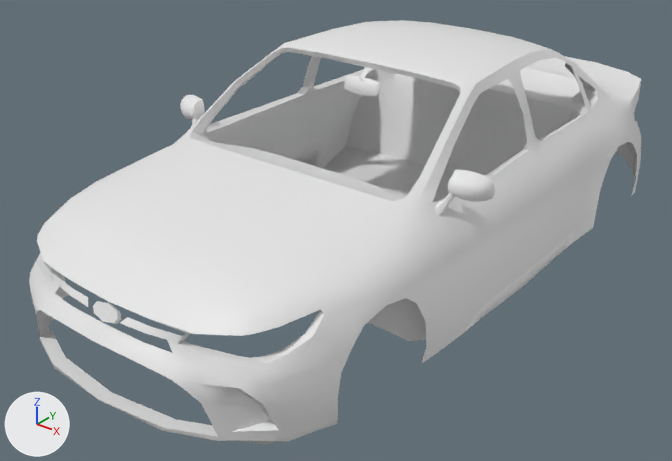
A saved change to the glTF model corolla.glb.
Camera for both pictures: a 50 mm camera at (8.14, -11.51, 7.09) aimed at (-0.23, -1.05, 0.61). The lights are fixed; the arrows at lower left show +X, +Y and +Z. Where no turn or scale is listed for an object, it has been applied to the vertices. Vertices at the same position are counted once.

The scene before the commit, as lines of its bpy script (objects in view):
```python
me_plane_001 = bpy.data.meshes.new('Plane.001')
me_plane_001.from_pydata(...)  # 1346 vertices, 2414 faces; spans x -2.87..2.87, y -6.07..5.62, z -1.64..1.64
ob_body = bpy.data.objects.new('body', me_plane_001)
ob_body.location = (0.0, 0.07, 1.76)
```
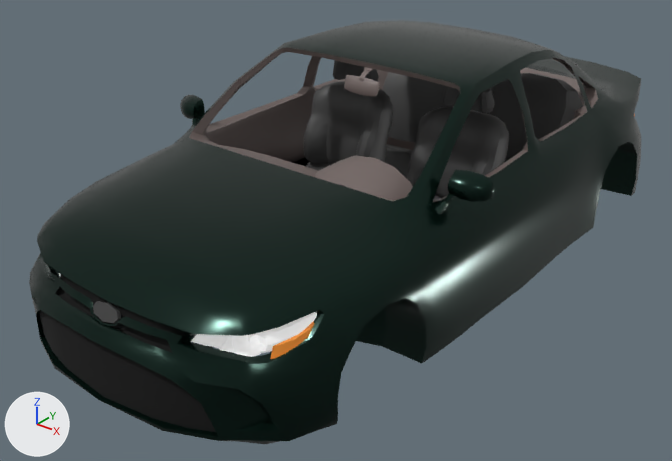
Pixel boxes (x1, y1, x2, y2) of what changed, in the pictures (672 x 461 px):
'chair', added (black): after (303, 61, 509, 201)
'grill', added (black): after (39, 275, 216, 432)
'Plane', added (black): after (383, 72, 583, 179)
'dash', added: after (314, 156, 413, 200)
'badge', added: after (93, 301, 121, 324)
part 1 of me_plane_001, built on: before (351, 61, 626, 193); after (378, 58, 637, 196)
part 2 of me_plane_001, built on: before (29, 140, 402, 404); after (29, 140, 427, 404)
part 3 of me_plane_001, recoloured: (189, 47, 598, 202) in both
part 4 of me_plane_001, recoloured: (32, 20, 641, 444) in both

The change, as a list of edits to the scene's bpy script:
```text
Add mat_car_body:
    mat_car_body = principled_material('car_body')
    mat_car_body.base_color = (0.00411, 0.0204, 0.0144)  # black #0d2720
    mat_car_body.metallic = 0.714
    mat_car_body.roughness = 0.198
Change me_plane_001:
    remove me_plane_001.from_pydata(...)  # 1346 vertices, 2414 faces; spans x -2.87..2.87, y -6.07..5.62, z -1.64..1.64
    add me_plane_001.from_pydata(...)  # 1924 vertices, 3364 faces; spans x -2.87..2.87, y -6.07..5.62, z -1.64..1.64
    me_plane_001 part 1: 29 vertices moved from x -1.81..1.81, y 1.98..5.57, z -1.12..0.34 to x -1.78..1.78, y 2.05..5.57, z -1.18..0.33; 6 vertices removed from x -2.65..2.65, y 0.53..2.65, z -0.57..1.45; 343 vertices added at x -2.65..2.65, y 0.57..5.36, z -1.57..1.55
    me_plane_001 part 2: 57 vertices moved from x -2.3..2.3, y -5.83..-1.88, z -0.75..0.31 to x -2.27..2.27, y -5.83..-1.99, z -0.77..0.33; 20 vertices removed from x -0.36..0.36, y -5.86..-5.72, z -0.52..-0.29; 261 vertices added at x -2.37..2.37, y -5.94..-2.86, z -1.62..-0.05
    me_plane_001 part 3: 720 faces spanning x -2.7..2.7, y -2.93..4.22, z -1.51..1.58 switch from no material to mat_dash (grey #706461)
    me_plane_001 part 4: 1648 faces spanning x -2.87..2.87, y -6.07..5.62, z -1.64..1.64 switch from no material to mat_car_body (black #0d2720)
    add me_plane_001.materials.append(mat_tail_light)  # red #e71a08
    add me_plane_001.materials.append(mat_reverse_light)  # white #e7e7e7
    add me_plane_001.materials.append(mat_turn_signal)  # orange #e78f2f
    add me_plane_001.materials.append(mat_headlight)  # white #e7e7e7
Add ob_plane:
    ob_plane = bpy.data.objects.new('Plane', me_plane_004)  # 244 vertices, 422 faces; spans x -2.09..2.09, y -1.25..1.24, z -0.84..1.24; in mat_seats (black #424242)
    ob_plane.location = (0.03, 2.1, 1.27)
Add ob_grill:
    ob_grill = bpy.data.objects.new('grill', me_plane_006)  # 35 vertices, 48 faces; spans x -1.69..1.69, y -6.0..-5.31, z -1.58..-0.2; in mat_grill (black #000000)
    ob_grill.location = (0.0, 0.07, 1.76)
Add ob_dash:
    ob_dash = bpy.data.objects.new('dash', me_plane_005)  # 57 vertices, 94 faces; spans x -0.78..0.78, y -1.15..-0.29, z -0.75..0.11; in mat_spedometer (black #000000), mat_dash (grey #706461)
    ob_dash.location = (1.08, -1.48, 2.3)
Add ob_chair:
    ob_chair = bpy.data.objects.new('chair', me_plane)  # 1542 vertices, 2940 faces; spans x -2.92..0.73, y -0.73..1.25, z -0.48..1.96; in mat_seats (black #424242)
    ob_chair.location = (1.07, -0.36, 1.01)
Add ob_badge:
    ob_badge = bpy.data.objects.new('badge', me_plane_007)  # 16 vertices, 22 faces; spans x -0.243..0.243, y -5.861..-5.723, z -0.521..-0.288; in mat_badge (black #414141)
    ob_badge.location = (0.0, 0.07, 1.76)
```
